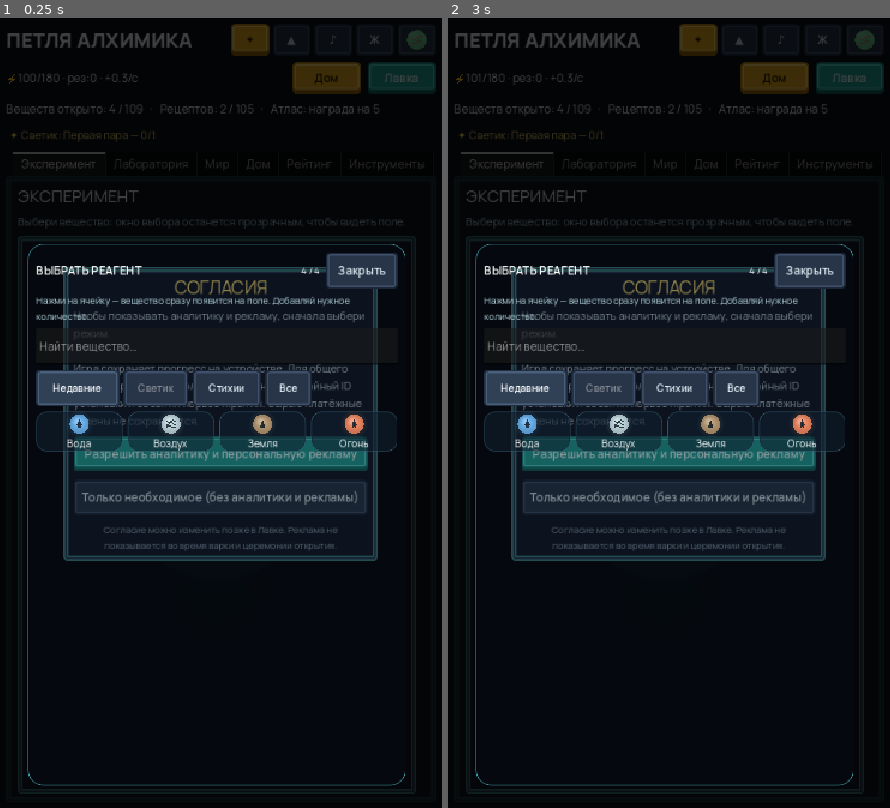
Above: before the commit, frames 1-2 (left to right).
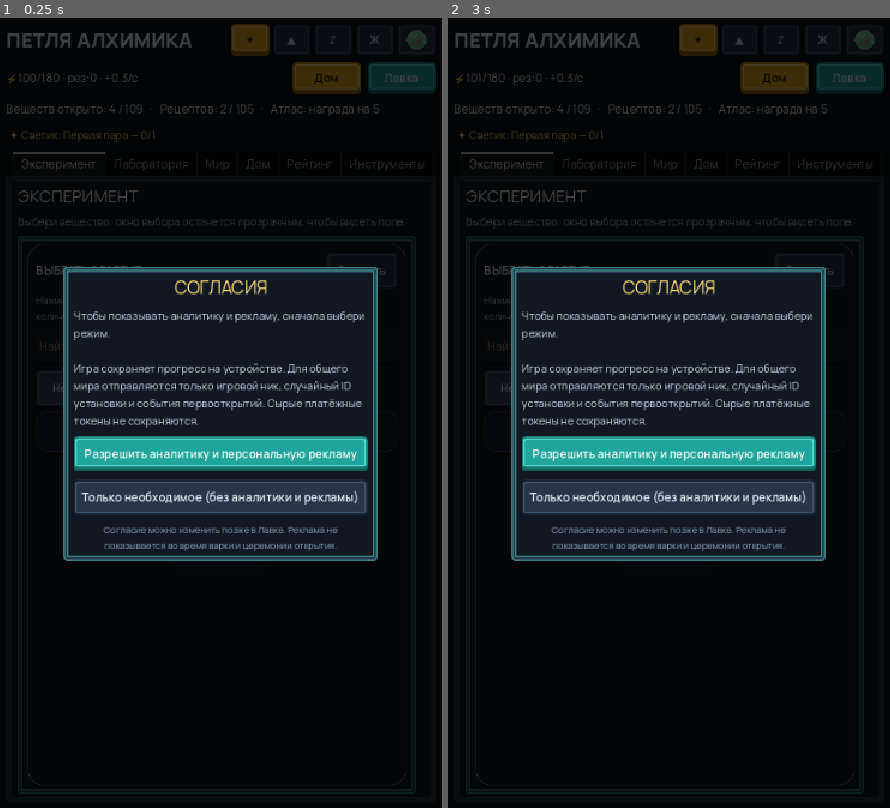
Above: after the commit, the same moments.

Repository: RedRad1sh/alchemists-loop
Game: Godot game, scene res://main.tscn
Two runs of this game, one before a commit and one after it. Both use one fixed random seed, a clock stepped at 60 frames per second and the inputs below.
Inputs (mouse positions are in pixels of both pictures, inside the frame that each line leads up to):
- Up to frame 1 (0.25 s): no input
- Up to frame 2 (3 s): click (664, 349) at 0.52 s; type "12" at 0.6 s; click "✦" at 1.25 s; click "▲" at 2 s; click "♪" at 2.75 s

The runs differ from the first frame. In frame 1, 11% of the frame differs, in the area x 6-92%, y 28-98%; in frame 2, 11%.

Commit message:
ui: поднять все модалы выше персистентного UI (z>=20) + selftest-инвариант

Diff:
--- a/alchemists-loop/game/home.gd
+++ b/alchemists-loop/game/home.gd
@@ -1061,6 +1061,7 @@
 	root.set_anchors_and_offsets_preset(Control.PRESET_FULL_RECT)
 	root.visible = false
 	root.mouse_filter = Control.MOUSE_FILTER_STOP
+	root.z_index = 21
 	g.add_child(root)
 	_color_picker = root
 	var dim := ColorRect.new()
@@ -1141,6 +1142,7 @@
 	root.set_anchors_and_offsets_preset(Control.PRESET_FULL_RECT)
 	root.visible = false
 	root.mouse_filter = Control.MOUSE_FILTER_STOP
+	root.z_index = 21
 	g.add_child(root)
 	_house_popup = root
 	var dim := ColorRect.new()
--- a/alchemists-loop/game/retort.gd
+++ b/alchemists-loop/game/retort.gd
@@ -306,11 +306,13 @@
 	dim.name = "RetortDim"
 	dim.color = Color(0, 0, 0, 0.55)
 	dim.set_anchors_and_offsets_preset(Control.PRESET_FULL_RECT)
+	dim.z_index = 20
 	dim.visible = false
 	g.add_child(dim)
 	_retort_dim = dim
 	var center := CenterContainer.new()
 	center.set_anchors_and_offsets_preset(Control.PRESET_FULL_RECT)
+	center.z_index = 21
 	center.visible = false
 	g.add_child(center)
 	_retort_popup = center
--- a/alchemists-loop/game/saves.gd
+++ b/alchemists-loop/game/saves.gd
@@ -643,11 +643,13 @@
 	dim.name = "ReturnDim"
 	dim.color = Color(0, 0, 0, 0.6)
 	dim.set_anchors_and_offsets_preset(Control.PRESET_FULL_RECT)
+	dim.z_index = 20
 	dim.visible = false
 	g.add_child(dim)
 	_return_dim = dim
 	var center := CenterContainer.new()
 	center.set_anchors_and_offsets_preset(Control.PRESET_FULL_RECT)
+	center.z_index = 21
 	center.visible = false
 	g.add_child(center)
 	_return_popup = center
--- a/alchemists-loop/game/shop.gd
+++ b/alchemists-loop/game/shop.gd
@@ -109,10 +109,12 @@
 	_consent_dim.name = "ConsentDim"
 	_consent_dim.color = Color(0, 0, 0, 0.74)
 	_consent_dim.set_anchors_and_offsets_preset(Control.PRESET_FULL_RECT)
+	_consent_dim.z_index = 20
 	_consent_dim.visible = false
 	g.add_child(_consent_dim)
 	_consent_popup = CenterContainer.new()
 	_consent_popup.set_anchors_and_offsets_preset(Control.PRESET_FULL_RECT)
+	_consent_popup.z_index = 21
 	_consent_popup.visible = false
 	g.add_child(_consent_popup)
 	var card := PanelContainer.new()
--- a/alchemists-loop/main.gd
+++ b/alchemists-loop/main.gd
@@ -1668,12 +1668,14 @@
 	dim.name = "ConfirmDim"
 	dim.color = Color(0, 0, 0, 0.55)
 	dim.set_anchors_and_offsets_preset(Control.PRESET_FULL_RECT)
+	dim.z_index = 20
 	dim.visible = false
 	add_child(dim)
 	_confirm_dim = dim
 
 	var center := CenterContainer.new()
 	center.set_anchors_and_offsets_preset(Control.PRESET_FULL_RECT)
+	center.z_index = 21
 	center.visible = false
 	add_child(center)
 	_confirm = center
--- a/alchemists-loop/tests/suite_journal_misc.gd
+++ b/alchemists-loop/tests/suite_journal_misc.gd
@@ -97,6 +97,40 @@
 		and g._spirit._companion_sprite("fail") == "sad" and g._spirit._companion_sprite("world_first") == "charged")
 	Selftest.check("companion levels", g._spirit._companion_level_for(0) == 1 and g._spirit._companion_level_for(15) == 2
 		and g._spirit._companion_level_for(35) == 3 and g._spirit._companion_level_for(70) == 4)
+
+	# ---------- z-order модалов: ни один модал не рисуется под персистентным UI ----------
+	# Инвариант: dim/center каждого модала >= 20 — слой выше самого высокого
+	# персистентного элемента («окно выбора» лаборатории, pages.gd z=2).
+	# Исключение — диалог Светики (8/9): по замыслу ниже попапа открытия (20/21)
+	# и QTE (12), но выше drawer; отдельная проверка ниже.
+	# MUTATION: удали любой z_index = 20/21 в билдерах hub/progress/shop/saves/
+	# retort/home/main — первый кейс краснеет.
+	var _z_modal := true
+	for _pair in [
+		[g._saves._return_dim, g._saves._return_popup],
+		[g._retort._retort_dim, g._retort._retort_popup],
+		[g._shop._consent_dim, g._shop._consent_popup],
+		[g._shop._dim, g._shop._popup],
+		[g._confirm_dim, g._confirm],
+		[g._hub._up_dim, g._hub._up_popup],
+		[g._hub._profile_dim, g._hub._profile_popup],
+		[g._hub._journal_dim, g._hub._journal_popup],
+		[g._hub._settings_dim, g._hub._settings_popup],
+		[g._hub._craftable_dim, g._hub._craftable_popup],
+		[g._hub._prestige_dim, g._hub._prestige_popup],
+		[g._progress_ui._prog_dim, g._progress_ui._prog_popup],
+	]:
+		if _pair[0] == null or _pair[1] == null:
+			_z_modal = false
+		elif int(_pair[0].z_index) < 20 or int(_pair[1].z_index) < 20:
+			_z_modal = false
+	for _root in [g._home._color_picker, g._home._house_popup]:
+		if _root == null or int(_root.z_index) < 20:
+			_z_modal = false
+	Selftest.check("all modal popups render above persistent UI (z>=20)", _z_modal)
+	Selftest.check("companion dialog above drawer layer",
+		g._spirit._companion_dim != null and g._spirit._companion_dlg != null
+		and int(g._spirit._companion_dim.z_index) > 2 and int(g._spirit._companion_dlg.z_index) > 2)
 
 	# ---------- T19: Esc/«Назад» — закрытие верхнего модала + условный handled ----------
 
